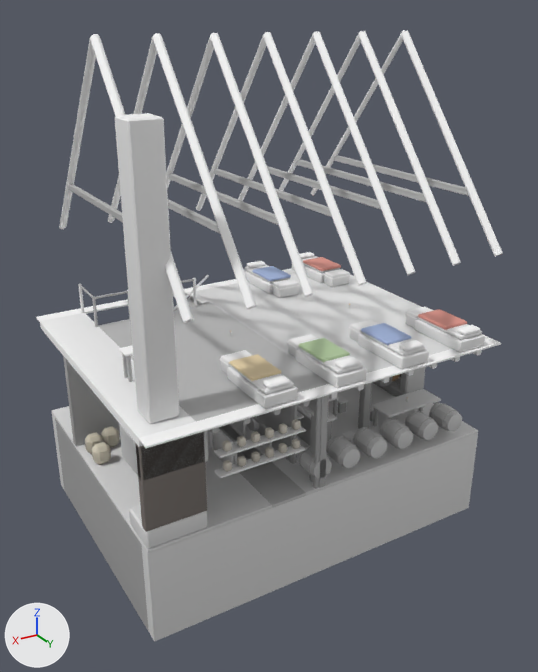
The glTF model assets/models/town/tavern_interior.glb as it was, and as the next commit left it.
Before and after are seen from a 50 mm lens placed at (10.83, 18.65, 12.86), pointed at (-0.01, 0.59, 3.84). Every picture has the same lights, and +X, +Y and +Z are marked at lower left. The picture after the commit comes second. Vertices at exactly the same position are counted once.

Names of what the first picture shows: 'baluster'.
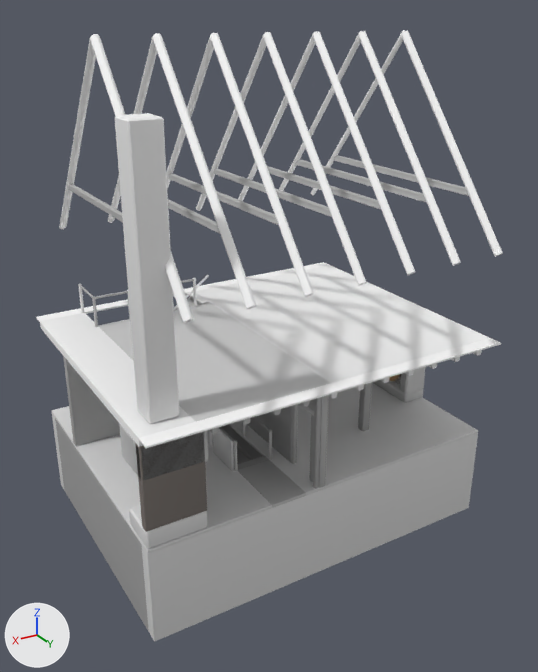
What changed in the scene script:
```text
Change me_baluster:
    used by ob_baluster; location = (0.0, 0.0, 0.0)
    remove me_baluster.from_pydata(...)  # 9804 vertices, 18206 faces; spans x -5.72..5.7, y -4.74..4.74, z -2.4..12.46
    add me_baluster.from_pydata(...)  # 3180 vertices, 5778 faces; spans x -5.72..5.7, y -4.74..4.74, z -2.4..12.46
    me_baluster part 1: 245 loose pieces with 6624 vertices, spanning x -5.5..5.55, y -4.55..4.55, z -2.2..4.7, are deleted
    me_baluster part 2: 326 kept faces spanning x -5.7..5.65, y -4.2..4.2, z 0.51..3.85 get new vertex colours; the middle colour goes from grey #b5b5b5 to light grey #c3c3c3
    remove me_baluster.materials.append(mat_layer_cladding)
    remove me_baluster.materials.append(mat_layer_plaster_red)
    remove me_baluster.materials.append(mat_layer_oak_planed)
    remove me_baluster.materials.append(mat_layer_plaster_white)
    remove me_baluster.materials.append(mat_layer_thatch_001)
    remove me_baluster.materials.append(mat_layer_leather)
    remove me_baluster.materials.append(mat_layer_plaster_white_001)
    remove me_baluster.materials.append(mat_layer_linen)
    remove me_baluster.materials.append(mat_layer_plaster_red_001)
    remove me_baluster.materials.append(mat_glow_horn)
    remove me_baluster.materials.append(mat_layer_straw_floor)
    remove me_baluster.materials.append(mat_layer_wool)
    remove me_baluster.materials.append(mat_layer_linen_001)
    remove me_baluster.materials.append(mat_layer_wool_001)
    remove me_baluster.materials.append(mat_layer_wool_002)
    remove me_baluster.materials.append(mat_layer_wool_003)
    remove me_baluster.materials.append(mat_layer_plaster_white_002)
```

Location of each change, (x1, y1, x2, y2) in pixels of the pictures (538 x 672 px):
part 1 of me_baluster, deleted
    before: (85, 252, 485, 478)
part 2 of me_baluster, recoloured (grey to light grey)
    before: (100, 272, 489, 475)
    after: (100, 265, 489, 475)
